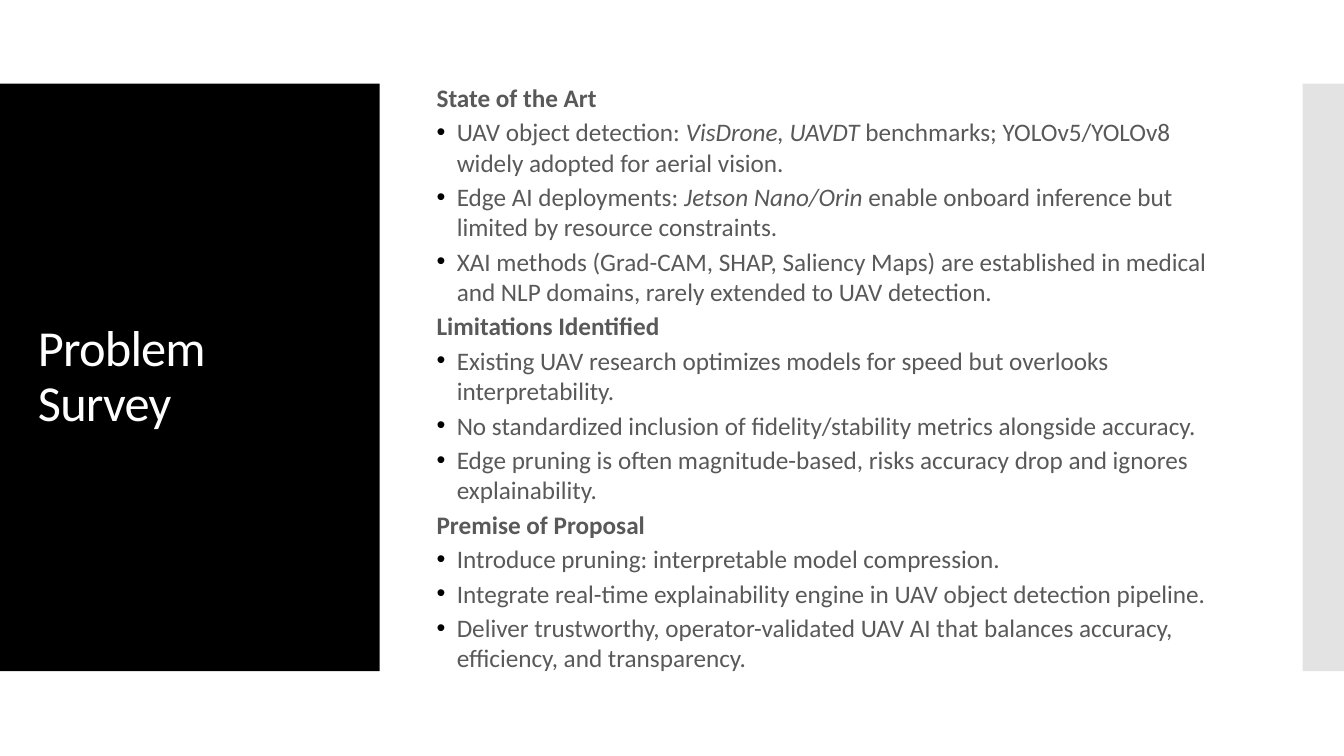
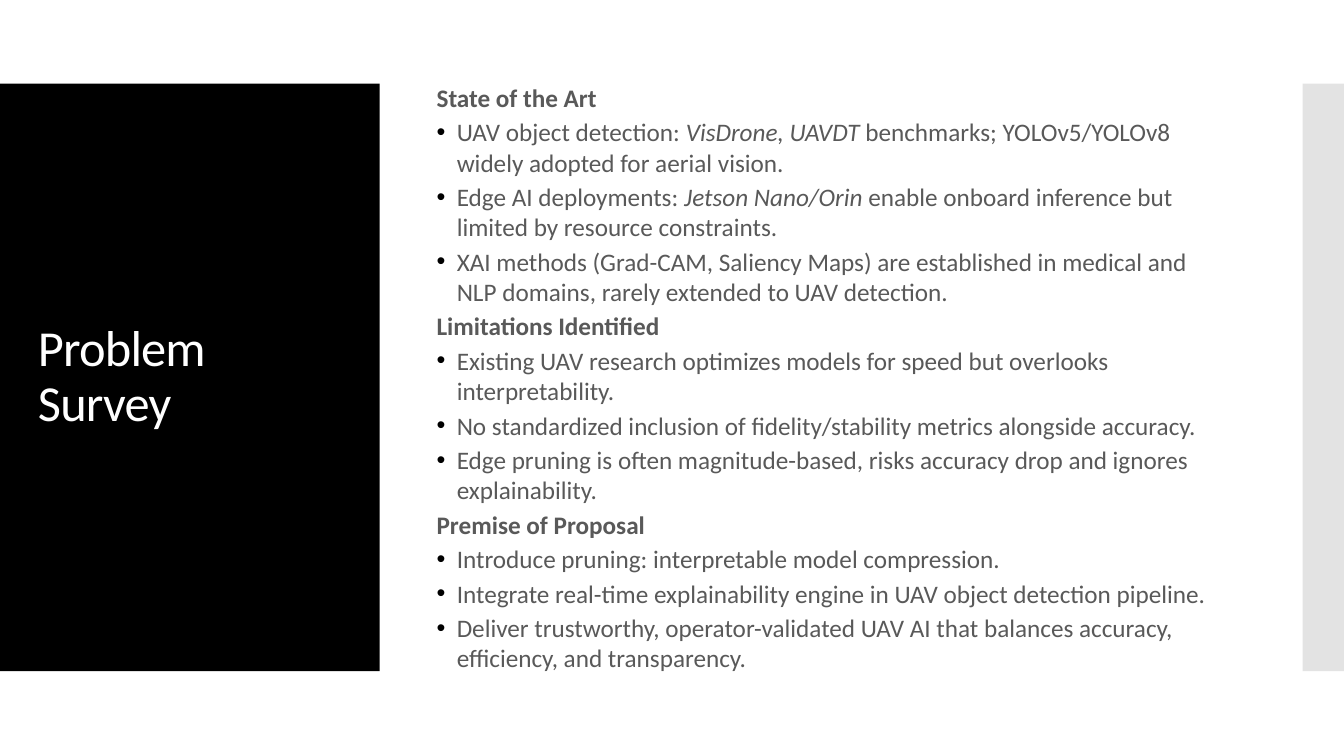
Before and after one commit to HakshayReddyKana/Capstone, a slide deck: slide 6 of Review-1.pptx. Drawn at 1344x756 pixels with LibreOffice and Linux fonts; fonts in the diff are those of the drawing. Boxes give left, top, right and bottom in pixels: in the first picture for what was removed or moved away, otherwise in the second. Text is boxed around its words. In the diff, an @@ line names an element or a change of style, - is before the commit and + after.

```diff
--- a/Review-1.pptx
+++ b/Review-1.pptx
@@ text at (457,253,1187,305): text changed @@
-• XAI methods (Grad-CAM, SHAP, Saliency Maps) are established in medical and NLP domains, rarely extended to UAV detection.
+• XAI methods (Grad-CAM, Saliency Maps) are established in medical and NLP domains, rarely extended to UAV detection.
```
Also in this commit, not shown: 4 other slides changed, 7 other files.
